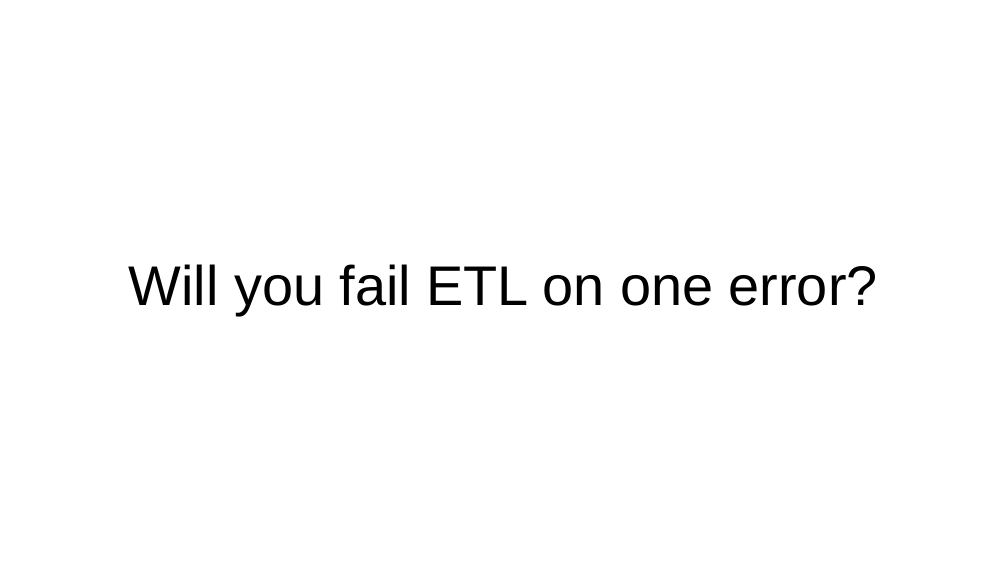
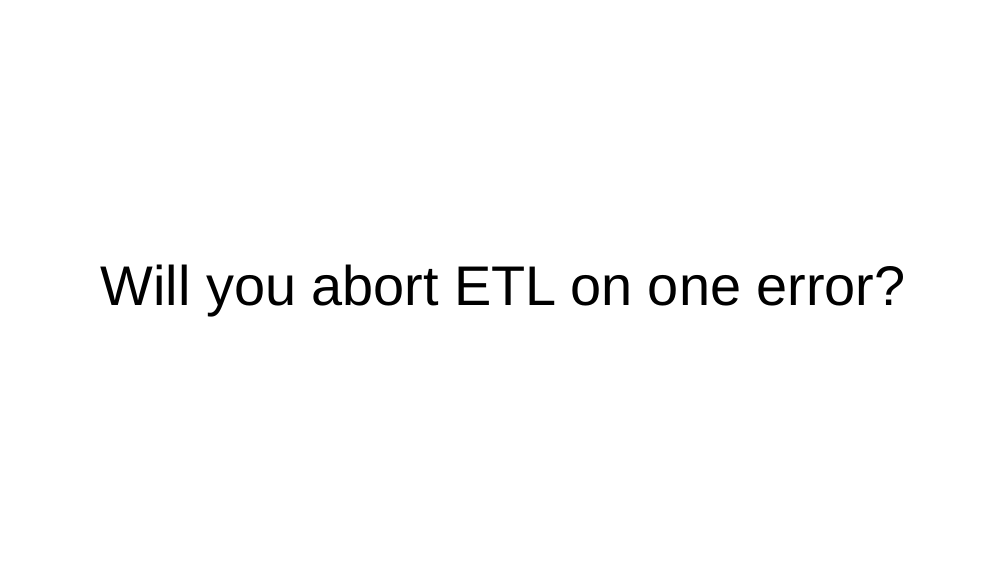
Before and after one commit to tebeka/talks, a slide deck: slide 37 of data-management/data-management.odp (slide 36 before the commit). Drawn at 1008x567 pixels with LibreOffice and Linux fonts; fonts in the diff are those of the drawing. Boxes give left, top, right and bottom in pixels: in the first picture for what was removed or moved away, otherwise in the second. Text is boxed around its words. In the diff, an @@ line names an element or a change of style, - is before the commit and + after.

```diff
--- a/data-management/data-management.odp
+++ b/data-management/data-management.odp
@@ title at box(101, 264, 906, 315): text changed @@
-Will you fail ETL on one error?
+Will you abort ETL on one error?
```
Also in this commit, not shown: 8 other slides changed, 1 slide added.
